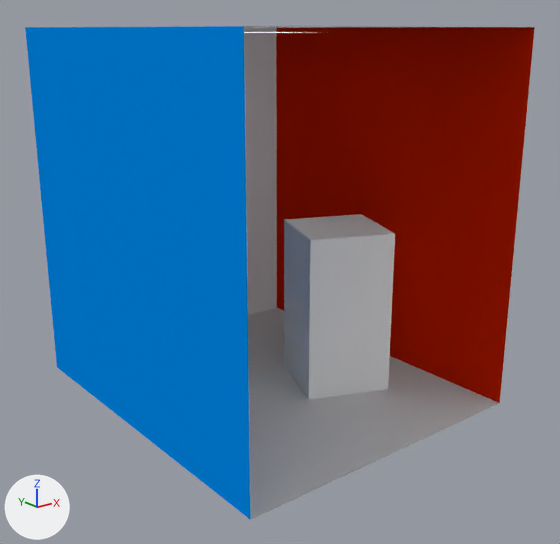
One commit to the Blender file scenes/cornell_box.blend: the scene before it, then after it.
The view is the same before and after, from a camera (50 mm lens) standing at (-5.08, -6.6, 1.98) and looking at (0.01, -0.23, -0.56). Lighting does not change. The marker at lower left points along +X, +Y and +Z.
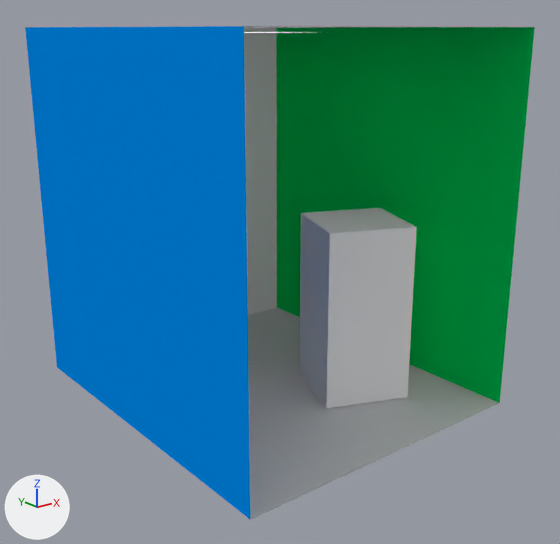
Commit message: blue/green cornell box

Edits to the bpy script that builds the scene:
```text
Change mat_box_right:
    mat_box_right.base_color: (0.8, 0.0196, 0.0) -> (0.0, 0.8, 0.128)  # red #e72600 -> green #00e764
Change ob_cube_003:
    ob_cube_003.location: (0.75, -0.34, -1.08) -> (0.75, -0.64, -1.0)
    ob_cube_003.scale: (0.485, 0.485, 0.932) -> (0.485, 0.485, 0.99)
```

Pixel boxes [x1, y1, x2, y2] of what changed, in the pictures (560 x 544 px):
'Cube', recoloured (red to green): [273, 26, 535, 413] in both
'Cube.003', moved, rescaled (7% taller): before [284, 214, 395, 400]; after [300, 208, 417, 408]
